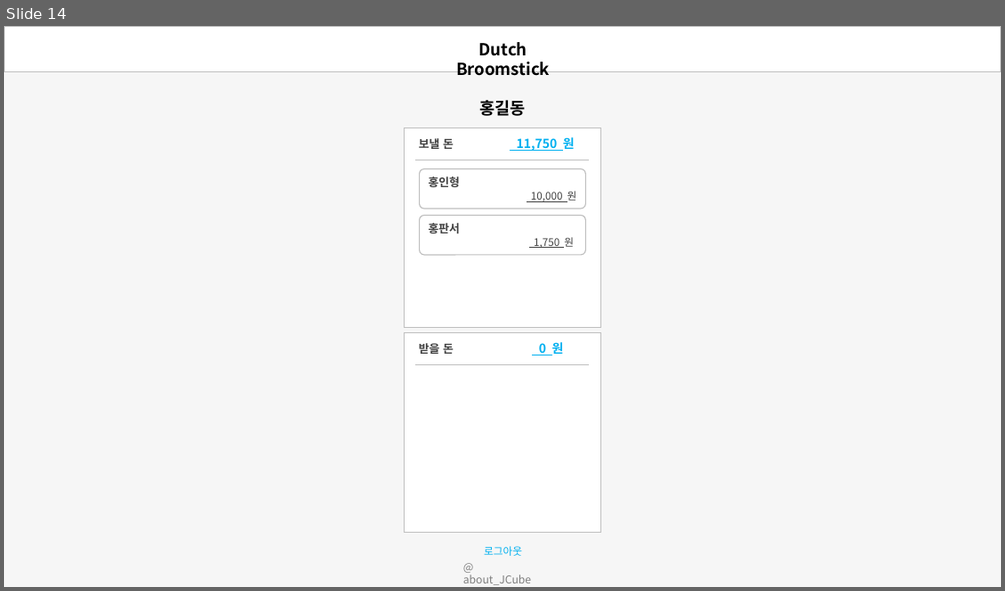
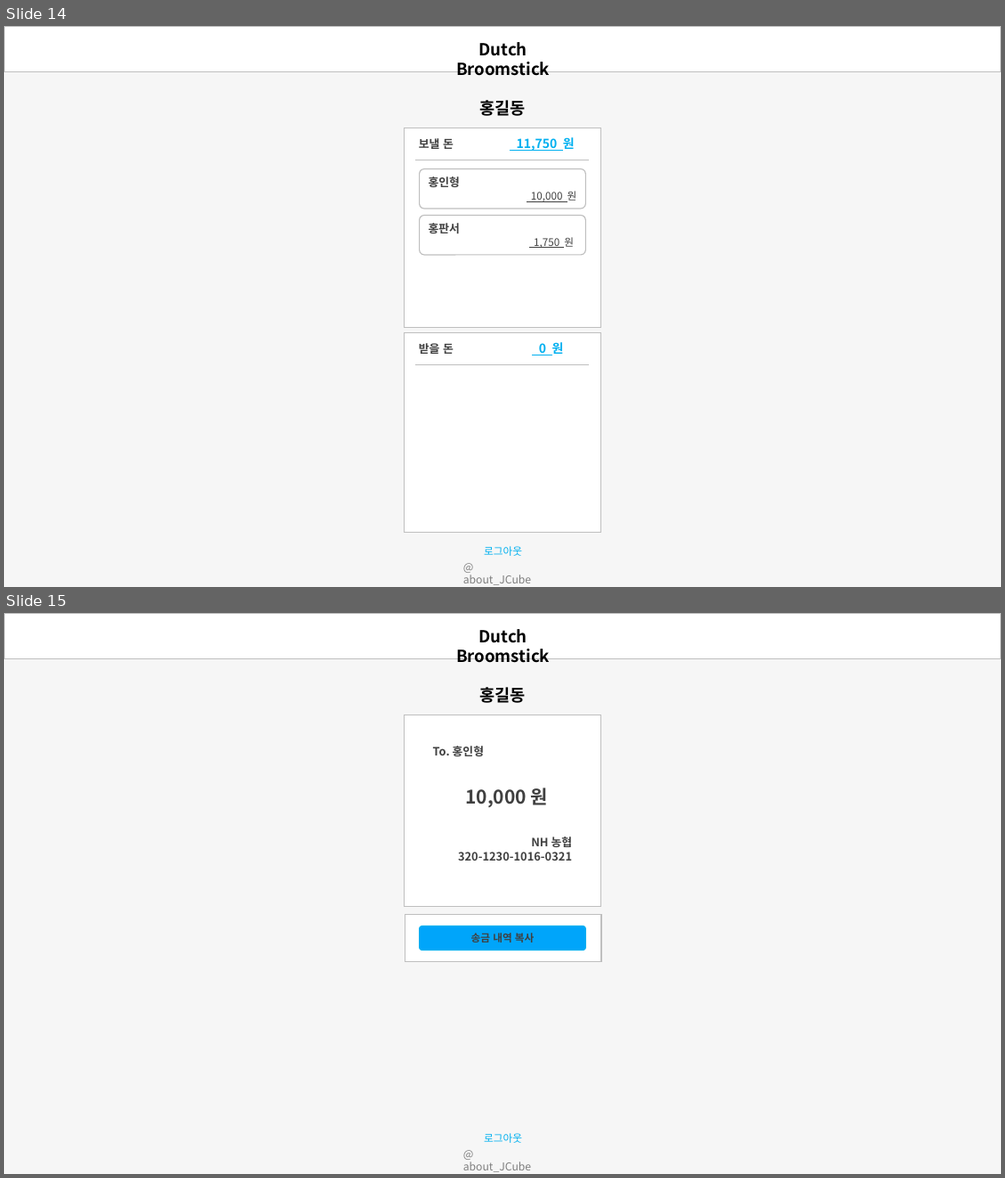
Before and after one commit to jtjun/DutchBroomstick, a slide deck: Documents/Design_Demo.pptx. Shown one above the other, each under a label of ours: slide 14 before the commit, slides 14 and 15 after it. The pictures are 1005x591 and 1005x1178 pixels, drawn with LibreOffice and Linux fonts; fonts in the diff are those of the drawing. Boxes give left, top, right and bottom in pixels: in the first picture for what was removed or moved away, otherwise in the second. Text is boxed around its words. In the diff, an @@ line names an element or a change of style, - is before the commit and + after.

```diff
--- a/Documents/Design_Demo.pptx
+++ b/Documents/Design_Demo.pptx
@@ slide 15 added at (4, 613, 1001, 1174), background #F6F6F6 @@
@@ rectangle added at (4, 613, 1001, 659), fill #FFFFFF, outline #BFBFBF 1 pt @@
@@ text added at (456, 629, 550, 663), 16 pt, text #000000, bold @@
+Dutch Broomstick
@@ text added at (479, 687, 525, 703), 16 pt, text #000000, bold @@
+홍길동
@@ rectangle added at (404, 715, 600, 907), fill #FFFFFF, outline #BFBFBF 1 pt @@
@@ text added at (433, 746, 573, 860), 11 pt, text #404040, bold @@
+To. 홍인형
+10,000 원
+NH 농협
+320-1230-1016-0321
@@ rectangle added at (404, 915, 601, 962), fill #FFFFFF, outline #BFBFBF 1 pt @@
@@ rounded rectangle added at (419, 926, 585, 950), fill #00A5FA, outline #00B0F0 1 pt, 10 pt, text #404040, bold @@
+송금 내역 복사
@@ text added at (484, 1133, 522, 1143), 10 pt, text #00B0F0 @@
+로그아웃
@@ text added at (463, 1161, 531, 1172), 10.5 pt, text #808080 @@
+@ about_JCube
```
Also in this commit, not shown: 1 other slide added.
